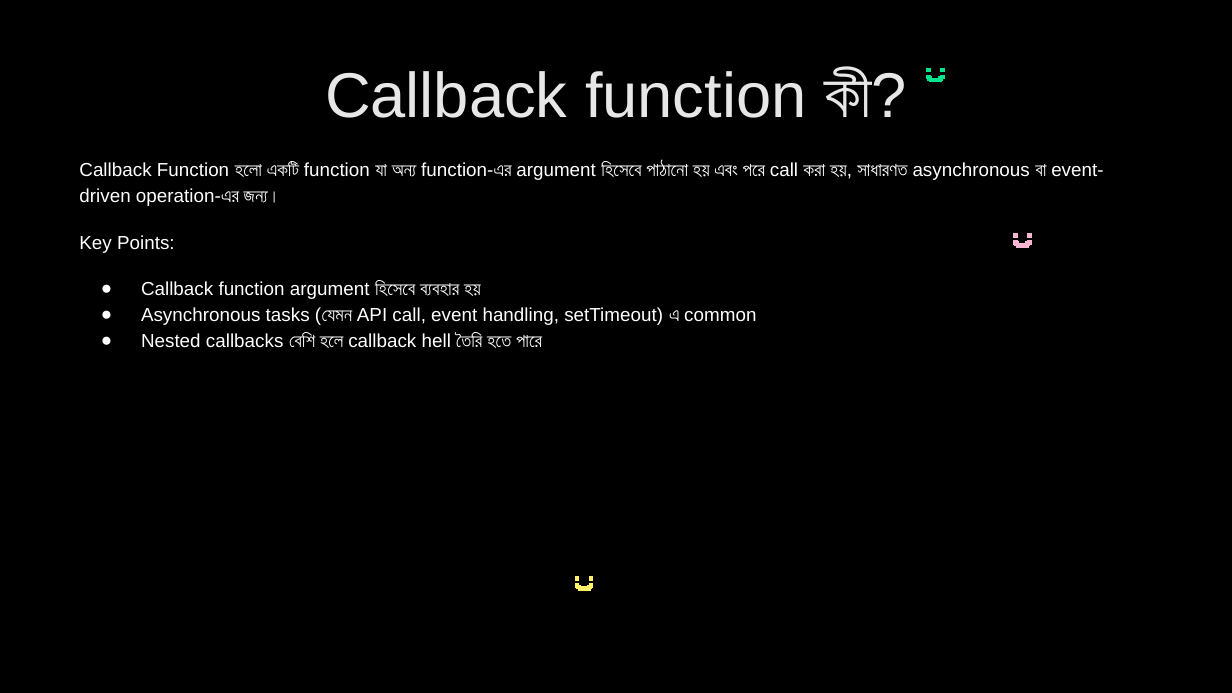
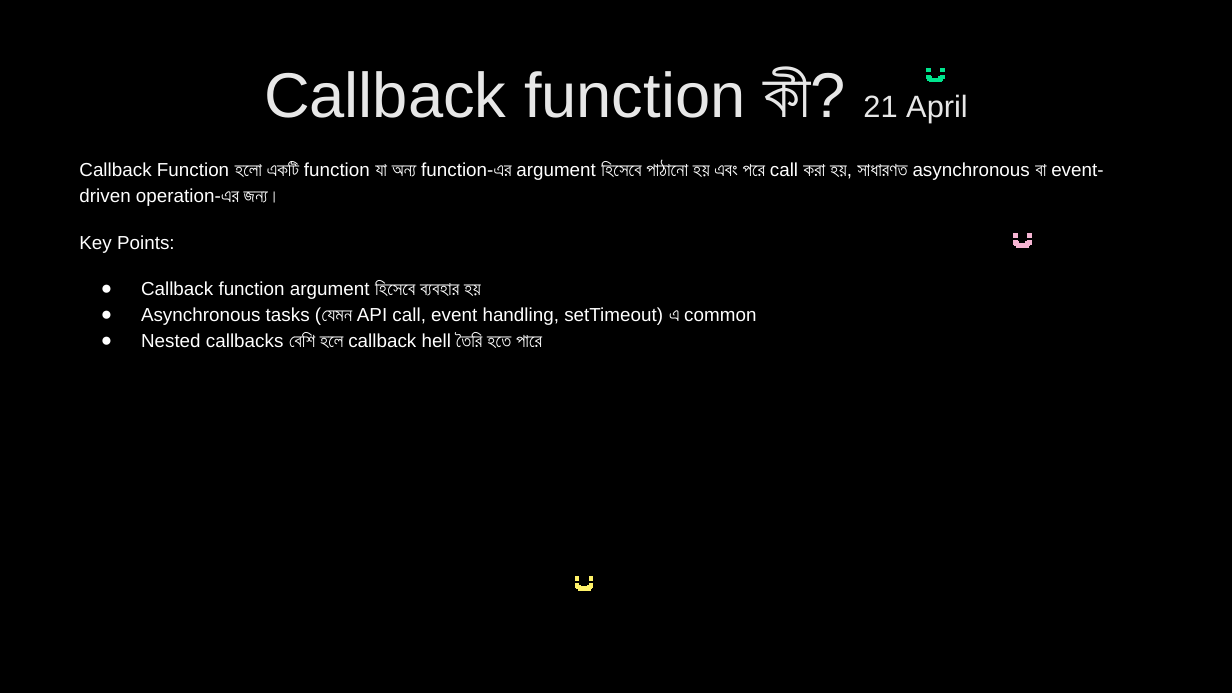
Before and after one commit to nabila-nuzhat/class-js, a slide deck: slide 26 of Interview Question JavaScript_HIGHLIGHTED.pptx. Drawn at 1232x693 pixels with LibreOffice and Linux fonts; fonts in the diff are those of the drawing. Boxes give left, top, right and bottom in pixels: in the first picture for what was removed or moved away, otherwise in the second. Text is boxed around its words. In the diff, an @@ line names an element or a change of style, - is before the commit and + after.

```diff
--- a/Interview Question JavaScript_HIGHLIGHTED.pptx
+++ b/Interview Question JavaScript_HIGHLIGHTED.pptx
@@ title at (x1=264, y1=68, x2=968, y2=123): text changed @@
-Callback function কী?
+Callback function কী? 21 April
```
Also in this commit, not shown: 4 other slides changed, 1 slide added.
